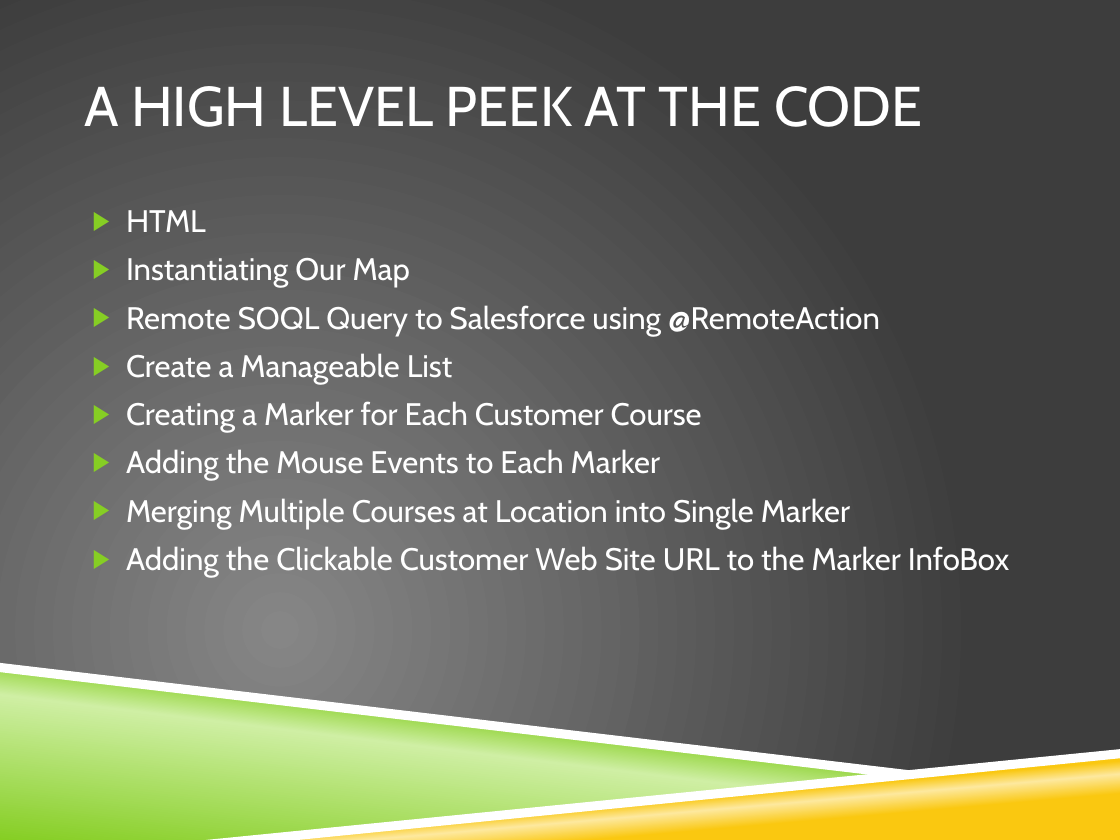
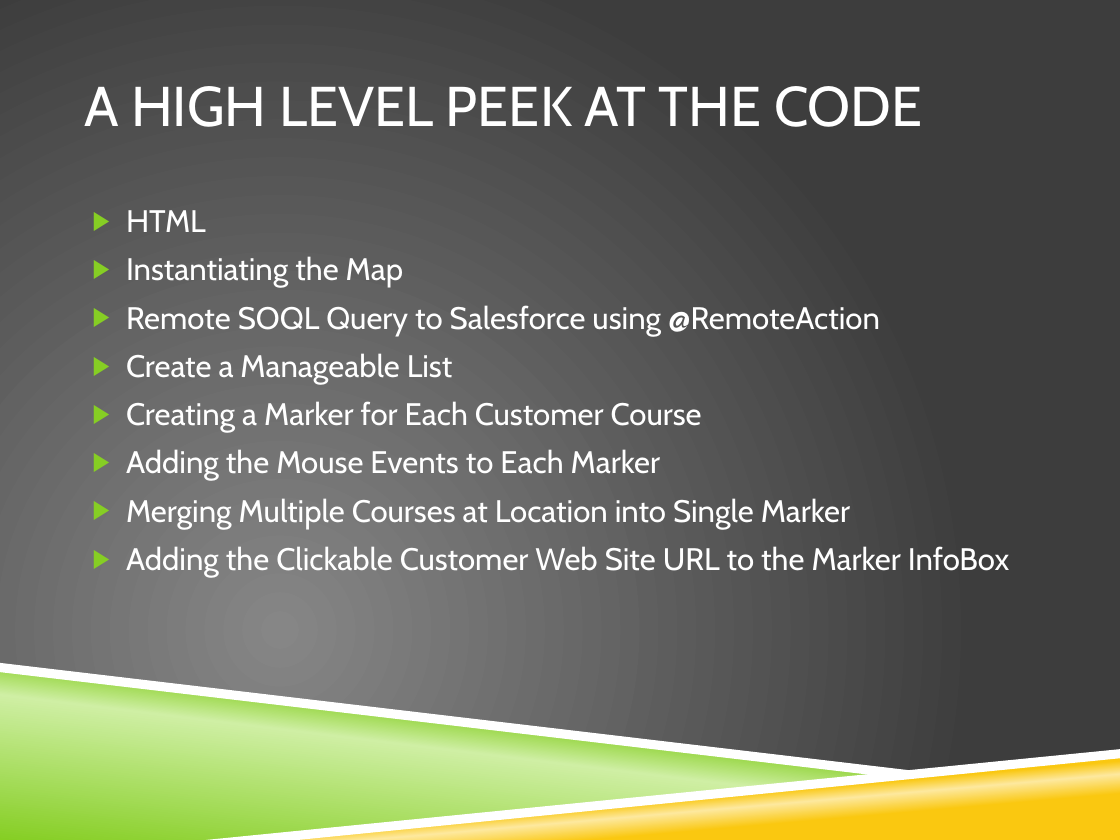
Before and after one commit to kalho13/GRUG_Presentation, a slide deck: slide 8 of SF_UserGroup_Presentation_Theme5.pptx. Drawn at 1120x840 pixels with LibreOffice and Linux fonts; fonts in the diff are those of the drawing; background and template pictures are left out. Boxes give left, top, right and bottom in pixels: in the first picture for what was removed or moved away, otherwise in the second. Text is boxed around its words. In the diff, an @@ line names an element or a change of style, - is before the commit and + after.

```diff
--- a/SF_UserGroup_Presentation_Theme5.pptx
+++ b/SF_UserGroup_Presentation_Theme5.pptx
@@ text at <box>126,256,403,288</box>: text changed @@
-▶ Instantiating Our Map
+▶ Instantiating the Map
```
Also in this commit, not shown: 1 other slide changed.
